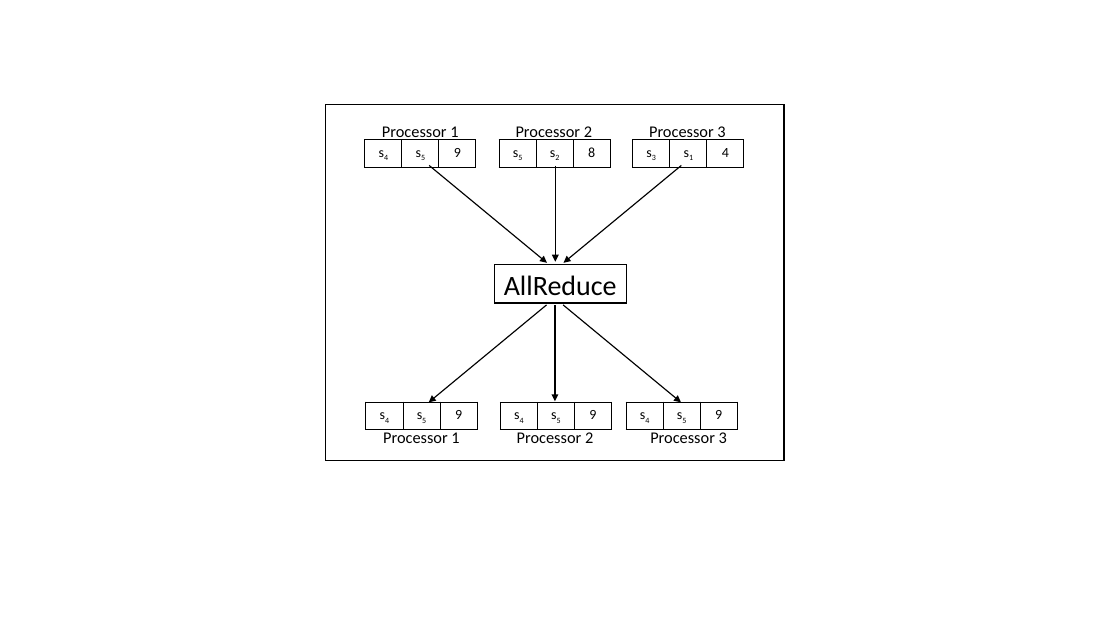
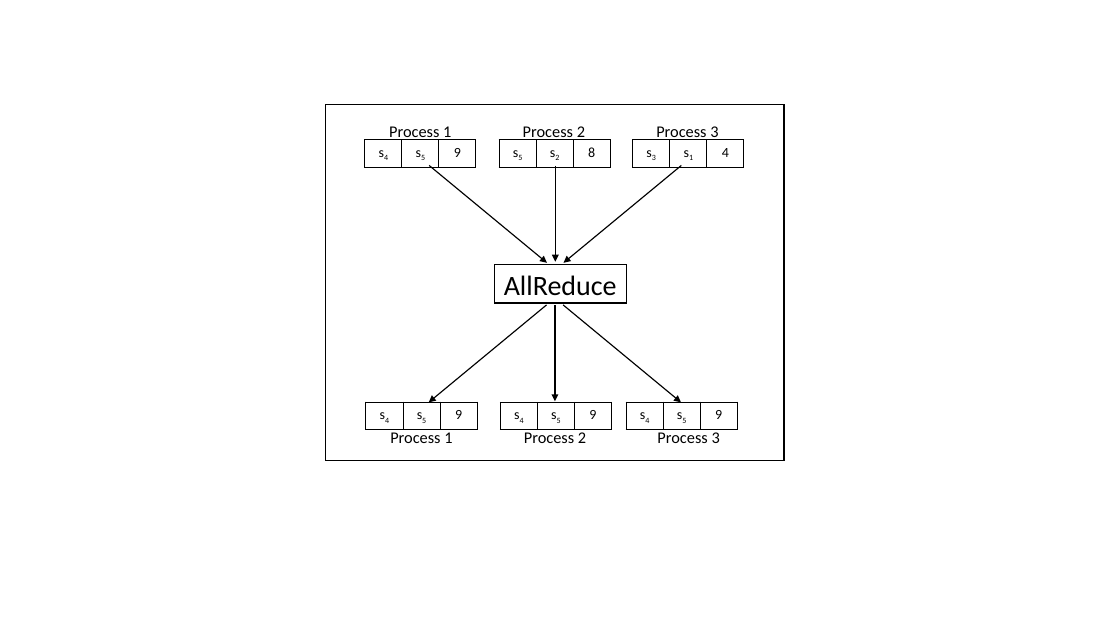
Before and after one commit to sumitkrpandit/DNASequencing, a slide deck: slide 4 of plots/Images.pptx (slide 3 before the commit). Drawn at 1120x630 pixels with LibreOffice and Linux fonts; fonts in the diff are those of the drawing. Boxes give left, top, right and bottom in pixels: in the first picture for what was removed or moved away, otherwise in the second. Text is boxed around its words. In the diff, an @@ line names an element or a change of style, - is before the commit and + after.

```diff
--- a/plots/Images.pptx
+++ b/plots/Images.pptx
@@ text at bbox=[389, 126, 451, 141]: text changed @@
-Processor 1
+Process 1
@@ text at bbox=[523, 126, 585, 141]: text changed @@
-Processor 2
+Process 2
@@ text at bbox=[656, 126, 718, 141]: text changed @@
-Processor 3
+Process 3
@@ text at bbox=[390, 429, 452, 443]: text changed @@
-Processor 1
+Process 1
@@ text at bbox=[524, 429, 586, 443]: text changed @@
-Processor 2
+Process 2
@@ text at bbox=[657, 429, 720, 443]: text changed @@
-Processor 3
+Process 3
```
Also in this commit, not shown: 2 other slides changed, 2 slides added, 14 other files.
